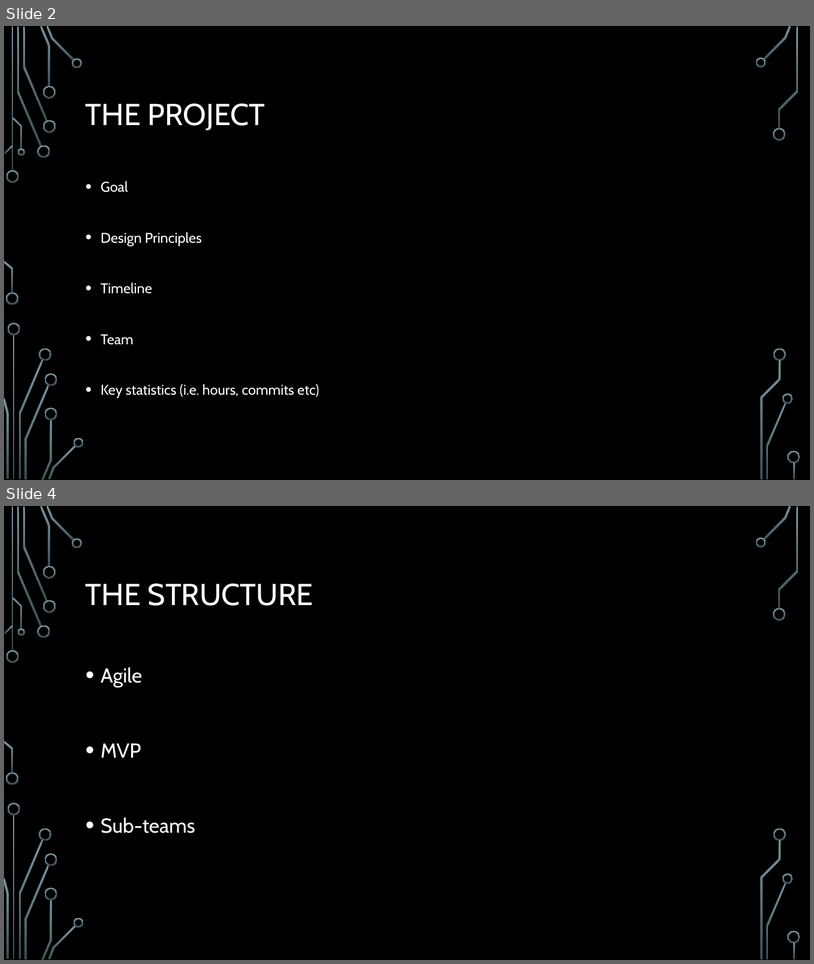
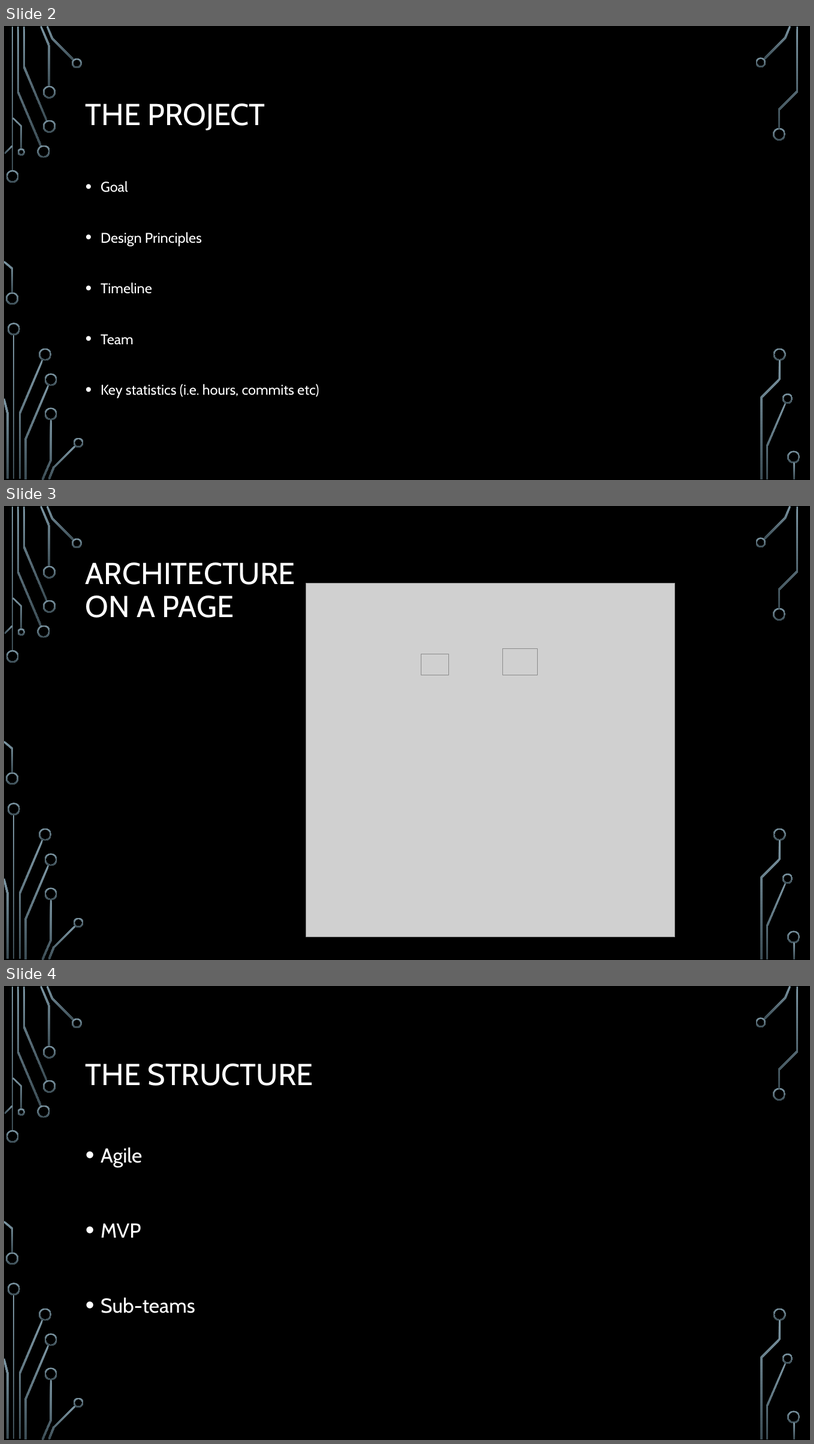
Before and after one commit to daveh19/foxy-predictor, a slide deck: PCP2017_Presentation_Template.pptx. Shown one above the other, each under a label of ours: slides 2 and 4 before the commit, slides 2, 3 and 4 after it; the slides between them are not shown. The pictures are 814x964 and 814x1444 pixels, drawn with LibreOffice and Linux fonts; fonts in the diff are those of the drawing; grey boxes stand for pictures; background and template pictures are left out. Boxes give left, top, right and bottom in pixels: in the first picture for what was removed or moved away, otherwise in the second. Text is boxed around its words. In the diff, an @@ line names an element or a change of style, - is before the commit and + after.

```diff
--- a/PCP2017_Presentation_Template.pptx
+++ b/PCP2017_Presentation_Template.pptx
@@ slide 3 added at <box>4,506,810,960</box>, background picture (left out); not listed: 36 template elements that a slide beside it also shows @@
@@ title added at <box>86,562,296,618</box>, 36 pt, text #FFFFFF @@
+ARCHITECTURE
+ON A PAGE
@@ picture added at <box>306,583,675,937</box> @@
@@ picture added at <box>503,649,537,675</box> @@
@@ picture added at <box>422,654,449,675</box> @@
```
Also in this commit, not shown: 1 slide removed.
